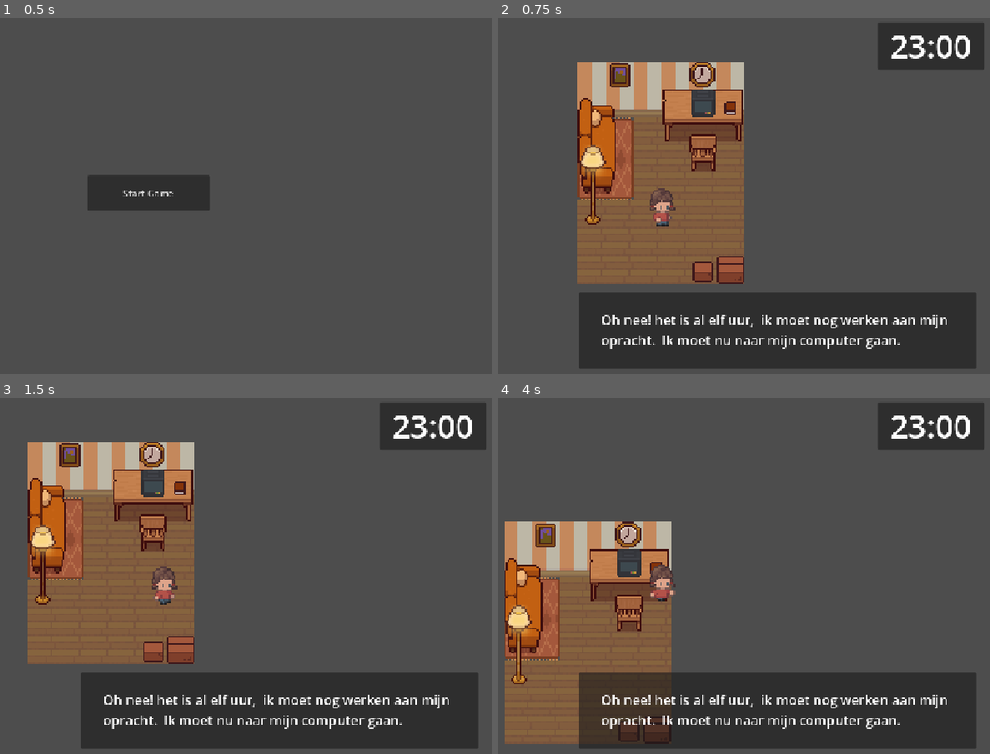
Above: before the commit, frames 1-4 (two rows, left to right).
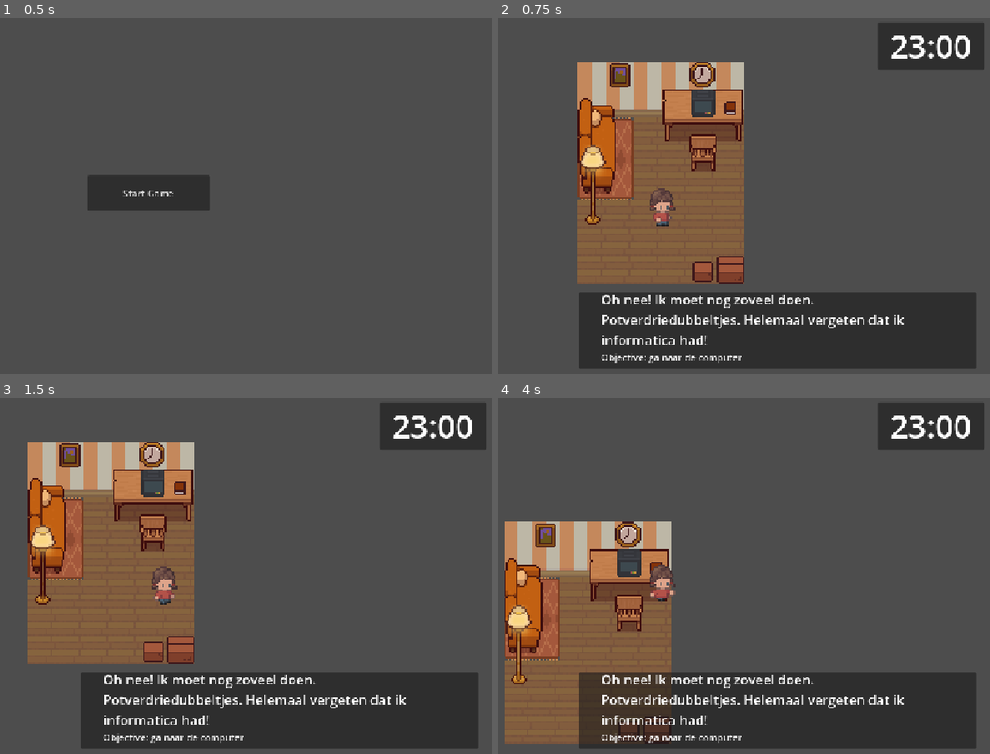
Above: after the commit, the same moments.

Repository: 134148/HauntingDeadline
Game: Godot game, scene res://scenes/titlescreen.tscn
The game is run twice, just before and just after one commit, with the same random seed, the same clock (stepped at 60 frames per second) and the same inputs.
Inputs:
- Up to frame 1 (0.5 s): no input
- Up to frame 2 (0.75 s): click "Start Game" at 0.5 s
- Up to frame 3 (1.5 s): tap Enter at 1.25 s; hold D (right) from 1.28 s (still down)
- Up to frame 4 (4 s): tap Space at 2 s; release D (right) at 2.03 s; hold S (down) 2.03-2.78 s; hold D (right) 2.78-3.53 s; hold W (up) from 3.53 s (still down)

Frame 1 is identical in both runs. In frame 2, 2.4% of the frame differs, in the area x 21-92%, y 77-97%; in frame 3, 2.4%; in frame 4, 2.5%.

Commit message:
scene robert nog beetje aangepast

Diff:
--- a/scenes/robert_naar_comp.tscn
+++ b/scenes/robert_naar_comp.tscn
@@ -3586,10 +3586,24 @@
 grow_horizontal = 2
 grow_vertical = 2
 theme_override_font_sizes/font_size = 55
-text = "Oh nee! het is al elf uur,  ik moet nog werken aan mijn opracht.  Ik moet nu naar mijn computer gaan."
+text = "Oh nee! Ik moet nog zoveel doen. Potverdriedubbeltjes. Helemaal vergeten dat ik informatica had!
+"
 label_settings = SubResource("LabelSettings_we0q3")
 vertical_alignment = 1
 autowrap_mode = 3
+
+[node name="Label" type="Label" parent="CanvasLayer/TextDisplay/TheTekst" unique_id=850450683]
+layout_mode = 0
+offset_right = 40.0
+offset_bottom = 23.0
+focus_neighbor_bottom = NodePath("..")
+focus_previous = NodePath("..")
+text = "
+
+
+
+Objective: ga naar de computer"
+vertical_alignment = 2
 
 [node name="TileMapLayer" type="TileMapLayer" parent="." unique_id=2080757283]
 tile_map_data = PackedByteArray("AAD9//v/AAAIAAAAAAD9//z/AAAIAAEAAAD9//3/BAAKAAMAAFD9//7/BAALAAMAAFD9////BAAMAAMAAFD9/w …(688 unchanged characters)…
